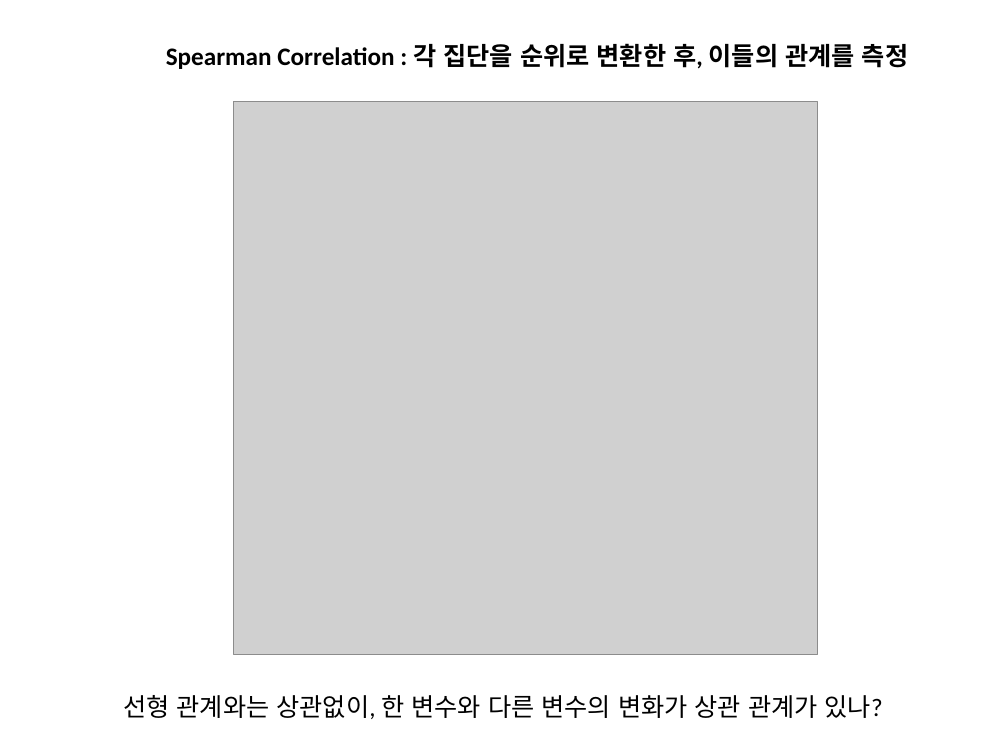
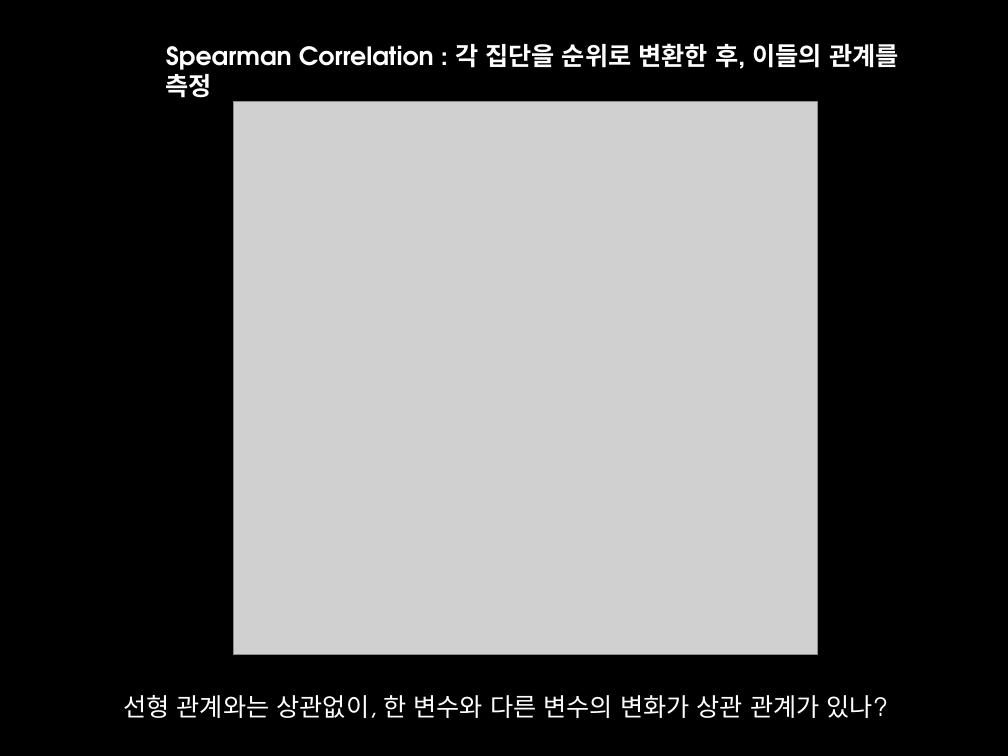
Before and after one commit to suknamgoong1970/CBNU-bioinformatics2021, a slide deck: slide 9 of Lecture8/Lect8.pptx. Drawn at 1008x756 pixels with LibreOffice and Linux fonts; fonts in the diff are those of the drawing; grey boxes stand for pictures. Boxes give left, top, right and bottom in pixels: in the first picture for what was removed or moved away, otherwise in the second. Text is boxed around its words. In the diff, an @@ line names an element or a change of style, - is before the commit and + after.

```diff
--- a/Lecture8/Lect8.pptx
+++ b/Lecture8/Lect8.pptx
@@ background #FFFFFF to #000000 @@
@@ text "Spearman Correlation : 각 집단을 ..." at box(166, 43, 899, 75): font Calibri to TeX Gyre Adventor, text colour #000000 to #FFFFFF @@
@@ text "선형 관계와는 상관없이, 한 변수와 ..." at box(123, 695, 888, 718): font Calibri to TeX Gyre Adventor, text colour #000000 to #FFFFFF @@
```
Also in this commit, not shown: 8 other slides changed, 18 slides added, 4 slides removed, 1 other file.
